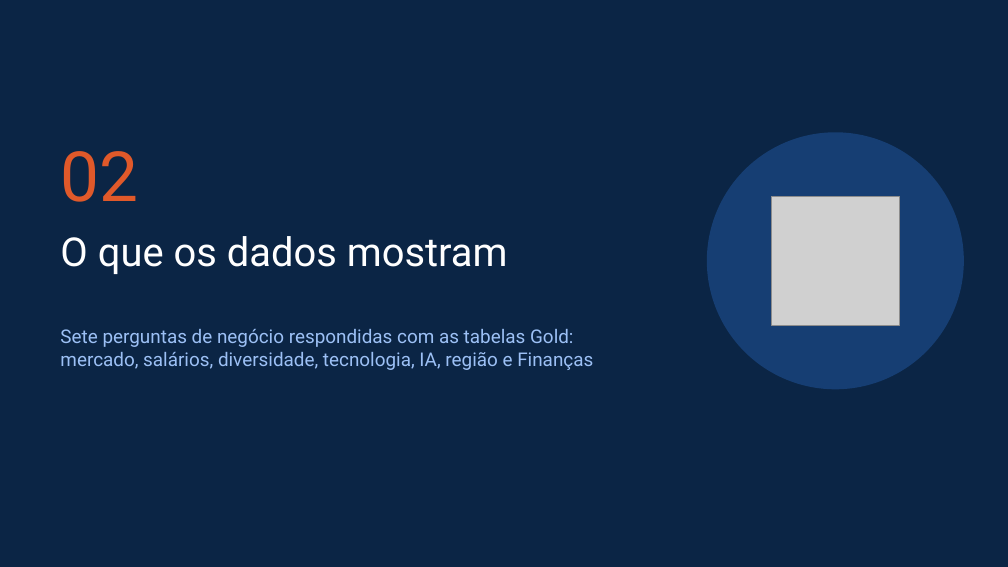
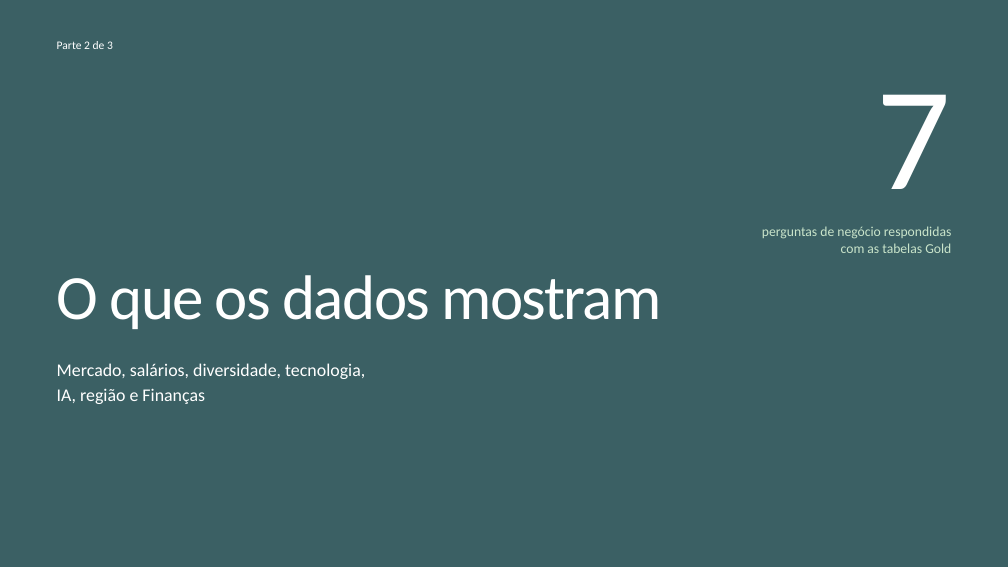
Before and after one commit to gabrielmzacharias-cloud/tech-challenge-fase3-state-of-data, a slide deck: slide 14 of entrega/TechChallenge_Fase3_DTAT.pptx. Drawn at 1008x567 pixels with LibreOffice and Linux fonts; fonts in the diff are those of the drawing; grey boxes stand for pictures. Boxes give left, top, right and bottom in pixels: in the first picture for what was removed or moved away, otherwise in the second. Text is boxed around its words. In the diff, an @@ line names an element or a change of style, - is before the commit and + after.

```diff
--- a/entrega/TechChallenge_Fase3_DTAT.pptx
+++ b/entrega/TechChallenge_Fase3_DTAT.pptx
@@ background #0B2545 to #3B6064 @@
@@ text added at <box>57,41,113,49</box>, 11 pt, text #FFFFFF @@
+Parte 2 de 3
@@ text added at <box>877,94,951,189</box>, 140 pt, text #FFFFFF @@
+7
@@ title "O que os dados mostram": place and size @@
-title "O que os dados mostram" at <box>60,236,508,274</box>
+title "O que os dados mostram" at <box>57,275,661,329</box>
@@ title "O que os dados mostram" at <box>57,275,661,329</box>: size 38 to 60 pt, font Roboto to Calibri, letter spacing 0 to -1.5 pt; line spacing 1 to 0.9; vertical alignment top to bottom @@
@@ ellipse removed at <box>707,132,964,389</box> @@
@@ text removed at <box>60,151,138,202</box> @@
-02
@@ picture removed at <box>771,197,900,325</box> @@
@@ text added at <box>762,226,951,253</box>, 13 pt, text #C9E4CA @@
+perguntas de negócio respondidas
+com as tabelas Gold
@@ text at <box>57,363,365,404</box>: text changed; size 18 to 17 pt; font Roboto to Calibri; text colour #9CC0F5 to #FFFFFF @@
-Sete perguntas de negócio respondidas com as tabelas Gold: mercado, salários, diversidade, tecnologia, IA, região e Finanças
+Mercado, salários, diversidade, tecnologia,
+IA, região e Finanças
```
Also in this commit, not shown: 34 other slides changed, 6 other files.
